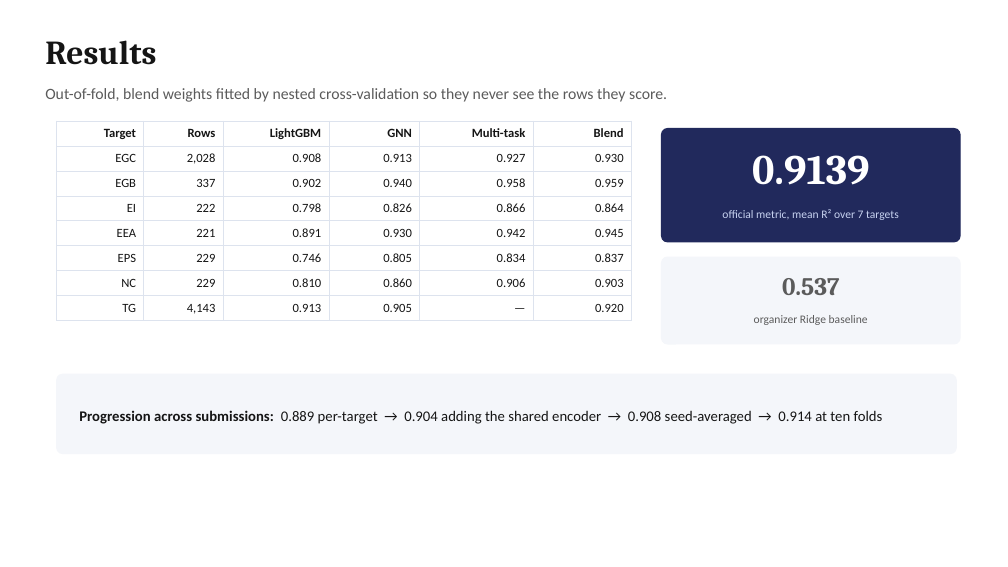
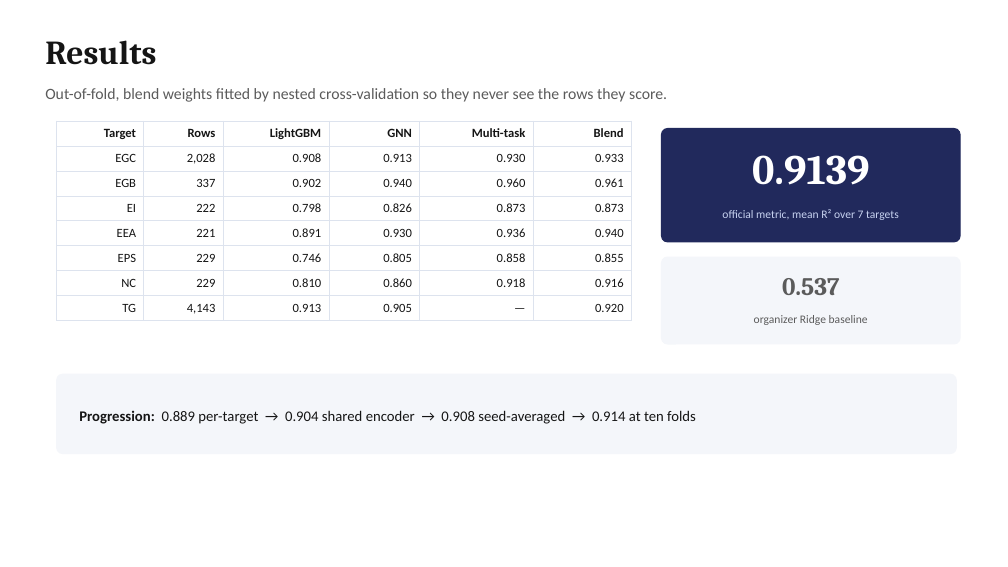
Before and after one commit to Sahilo6/amalgam-polymer, a slide deck: slide 6 of deck/NeonNull_Amalgam_Finale.pptx. Drawn at 1008x567 pixels with LibreOffice and Linux fonts; fonts in the diff are those of the drawing. Boxes give left, top, right and bottom in pixels: in the first picture for what was removed or moved away, otherwise in the second. Text is boxed around its words. In the diff, an @@ line names an element or a change of style, - is before the commit and + after.

```diff
--- a/deck/NeonNull_Amalgam_Finale.pptx
+++ b/deck/NeonNull_Amalgam_Finale.pptx
@@ table at (57,121,631,318) @@
-row 2, column 5: 0.927
+row 2, column 5: 0.930
-row 2, column 6: 0.930
+row 2, column 6: 0.933
-row 3, column 5: 0.958
+row 3, column 5: 0.960
-row 3, column 6: 0.959
+row 3, column 6: 0.961
-row 4, column 5: 0.866
+row 4, column 5: 0.873
-row 4, column 6: 0.864
+row 4, column 6: 0.873
-row 5, column 5: 0.942
+row 5, column 5: 0.936
-row 5, column 6: 0.945
+row 5, column 6: 0.940
-row 6, column 5: 0.834
+row 6, column 5: 0.858
-row 6, column 6: 0.837
+row 6, column 6: 0.855
-row 7, column 5: 0.906
+row 7, column 5: 0.918
-row 7, column 6: 0.903
+row 7, column 6: 0.916
@@ text at (79,410,696,424): text changed @@
-Progression across submissions: 0.889 per-target → 0.904 adding the shared encoder → 0.908 seed-averaged → 0.914 at ten folds
+Progression: 0.889 per-target → 0.904 shared encoder → 0.908 seed-averaged → 0.914 at ten folds
```
Also in this commit, not shown: 4 other slides changed, 12 other files.
